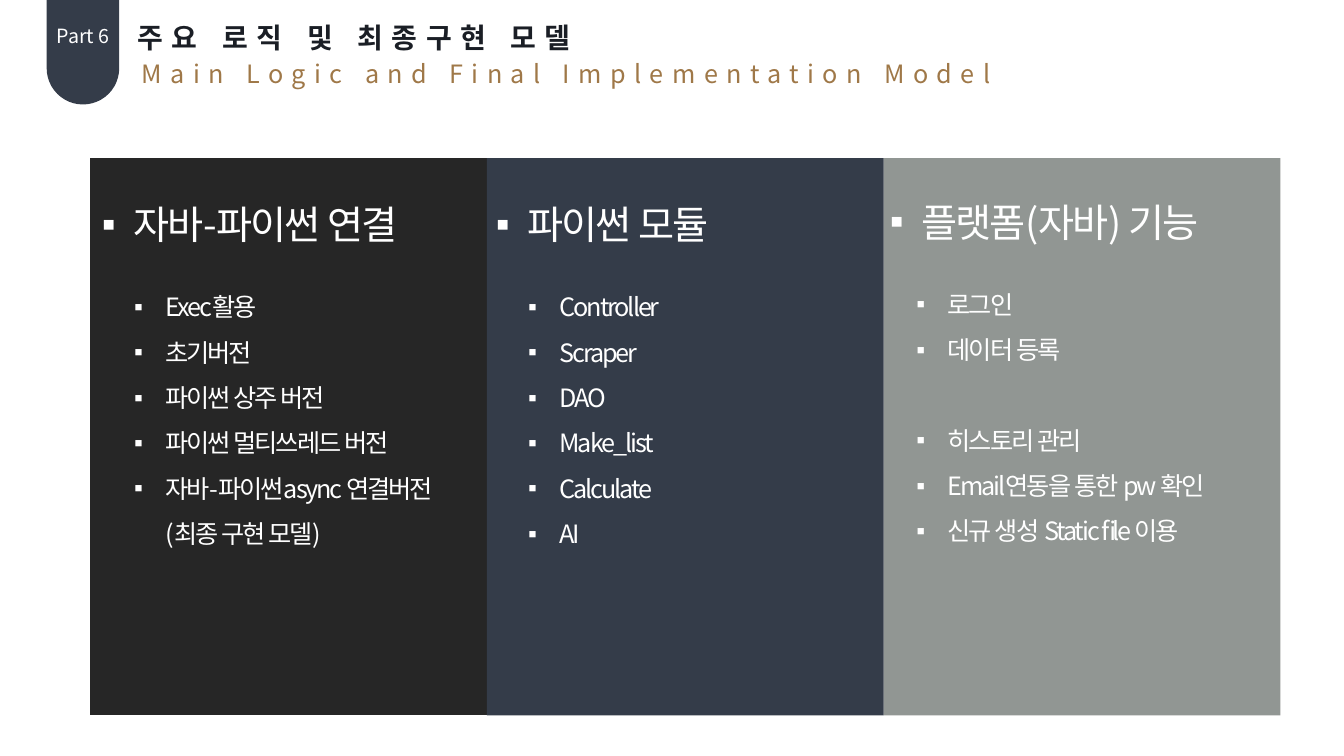
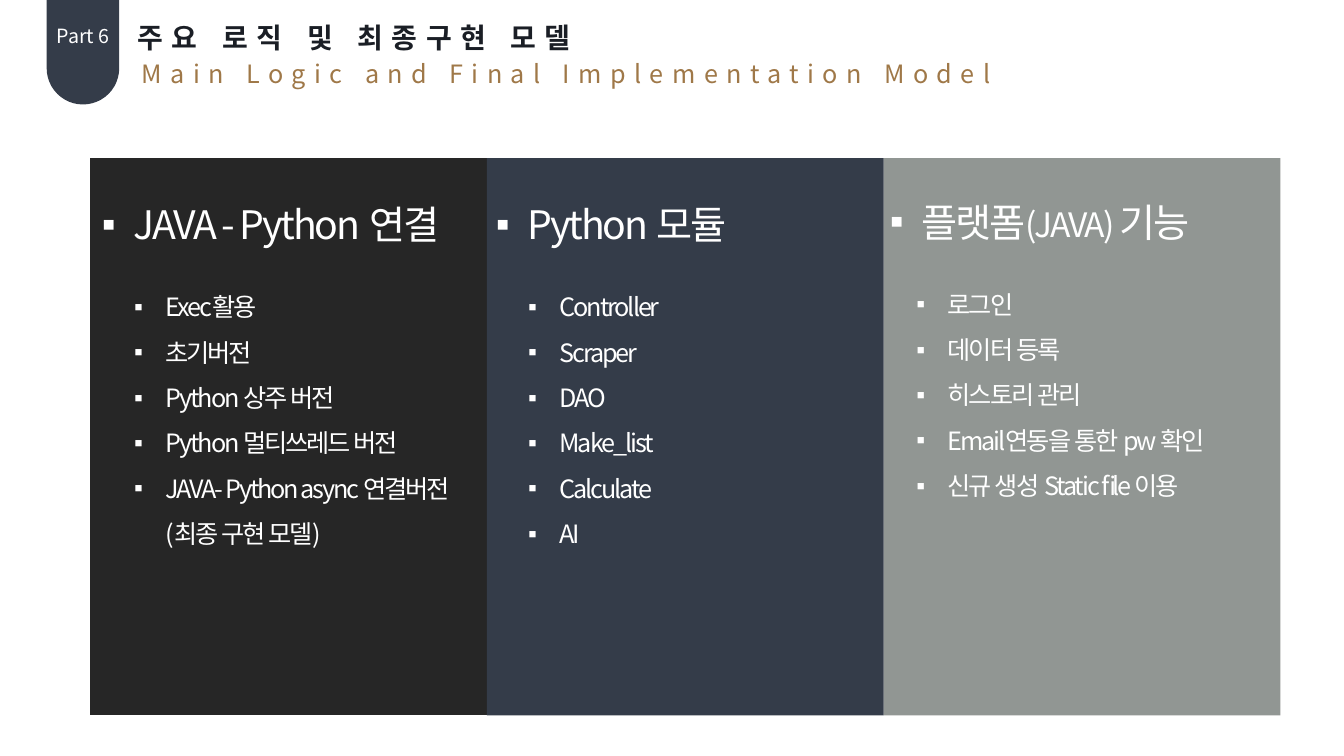
Before and after one commit to Hoonys101/bigdata, a slide deck: slide 23 of 최종.pptx (slide 20 before the commit). Drawn at 1344x756 pixels with LibreOffice and Linux fonts; fonts in the diff are those of the drawing. Boxes give left, top, right and bottom in pixels: in the first picture for what was removed or moved away, otherwise in the second. Text is boxed around its words. In the diff, an @@ line names an element or a change of style, - is before the commit and + after.

Commit message:
발표자료 최종본
발표자료임.

```diff
--- a/최종.pptx
+++ b/최종.pptx
@@ text at bbox=[133, 206, 439, 248]: text changed @@
-▪ 자바-파이썬 연결
+▪ JAVA - Python 연결
@@ text at bbox=[527, 207, 727, 248]: text changed @@
-▪ 파이썬 모듈
+▪ Python 모듈
@@ text at bbox=[921, 204, 1190, 243]: text changed; size 28 to 24 pt @@
-▪ 플랫폼(자바) 기능
+▪ 플랫폼(JAVA) 기능
@@ text "로그인" rewrapped from bbox=[948, 293, 1204, 542] to bbox=[948, 293, 1204, 497] @@
@@ text at bbox=[166, 386, 449, 548]: text changed @@
-▪ 파이썬 상주 버전
-▪ 파이썬 멀티쓰레드 버전
-▪ 자바-파이썬async 연결버전
-  (최종 구현 모델)
+▪ Python 상주 버전
+▪ Python 멀티쓰레드 버전
+▪ JAVA- Python async 연결버전
+  (최종 구현 모델)
```
Also in this commit, not shown: 32 other slides changed, 3 slides added.
